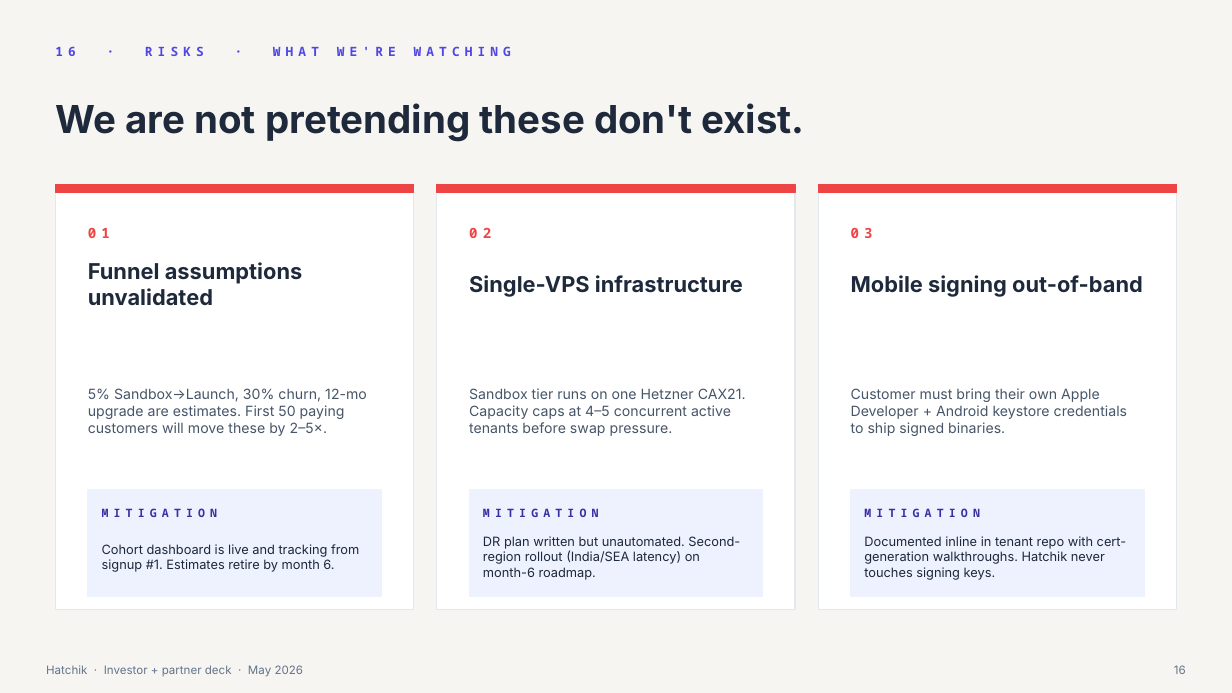
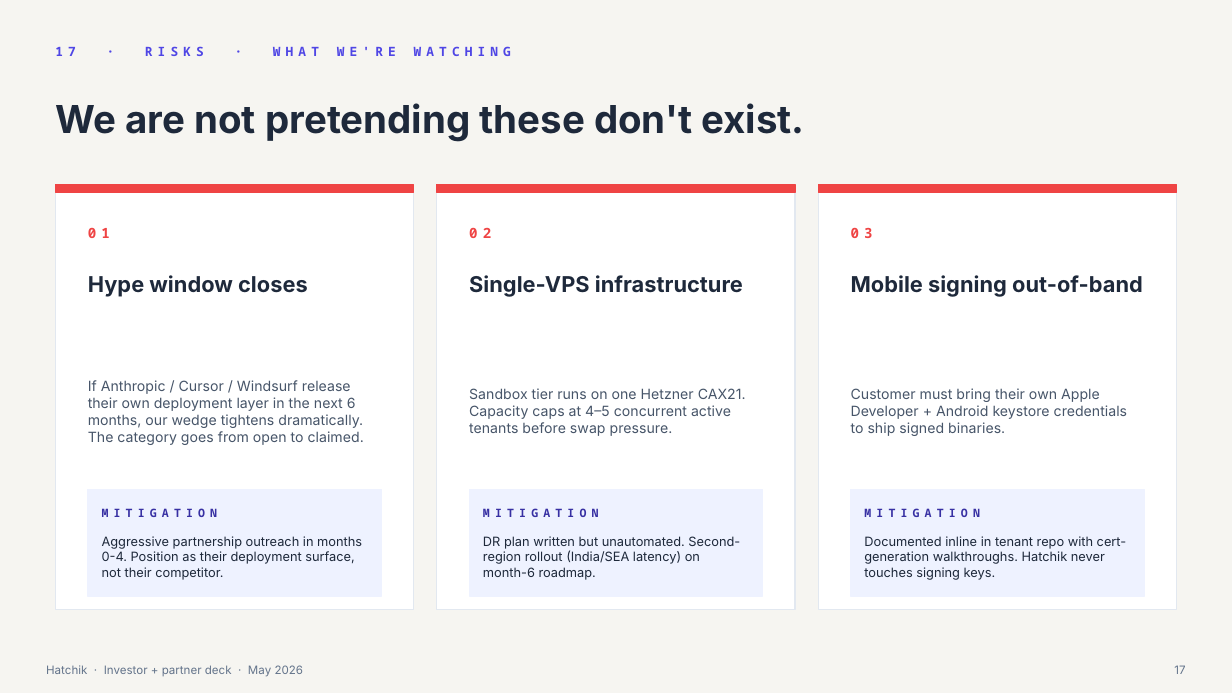
Before and after one commit to mfazicoder/slideatelier, a slide deck: slide 17 of proposals/hatchik/hatchik-pitch-deck.pptx (slide 16 before the commit). Drawn at 1232x693 pixels with LibreOffice and Linux fonts; fonts in the diff are those of the drawing. Boxes give left, top, right and bottom in pixels: in the first picture for what was removed or moved away, otherwise in the second. Text is boxed around its words. In the diff, an @@ line names an element or a change of style, - is before the commit and + after.

```diff
--- a/proposals/hatchik/hatchik-pitch-deck.pptx
+++ b/proposals/hatchik/hatchik-pitch-deck.pptx
@@ text at [55, 46, 511, 56]: text changed @@
-16 · RISKS · WHAT WE'RE WATCHING
+17 · RISKS · WHAT WE'RE WATCHING
@@ text at [88, 275, 308, 297]: text changed @@
-Funnel assumptions unvalidated
+Hype window closes
@@ text at [88, 380, 364, 445]: text changed @@
-5% Sandbox→Launch, 30% churn, 12-mo upgrade are estimates. First 50 paying customers will move these by 2–5×.
+If Anthropic / Cursor / Windsurf release their own deployment layer in the next 6 months, our wedge tightens dramatically. The category goes from open to claimed.
@@ text at [102, 536, 362, 580]: text changed @@
-Cohort dashboard is live and tracking from signup #1. Estimates retire by month 6.
+Aggressive partnership outreach in months 0-4. Position as their deployment surface, not their competitor.
@@ text at [1174, 665, 1185, 674]: text changed @@
-16
+17
```
Also in this commit, not shown: 7 other slides changed, 4 slides added, 3 slides removed, 2 other files.
